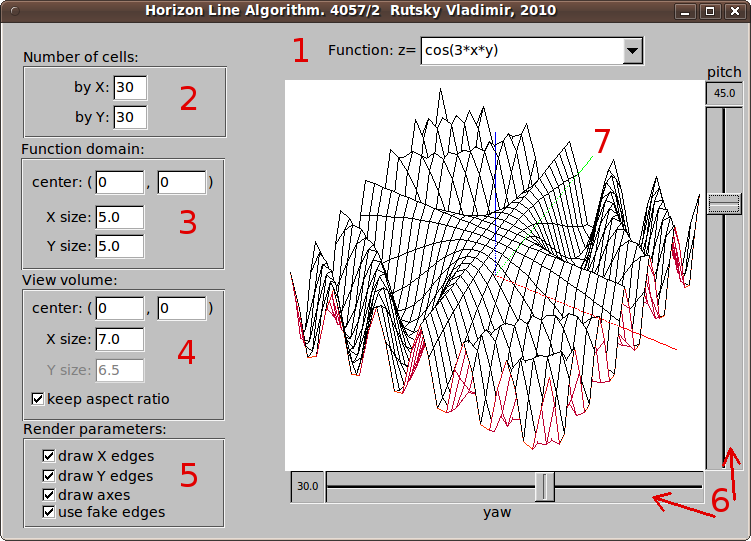
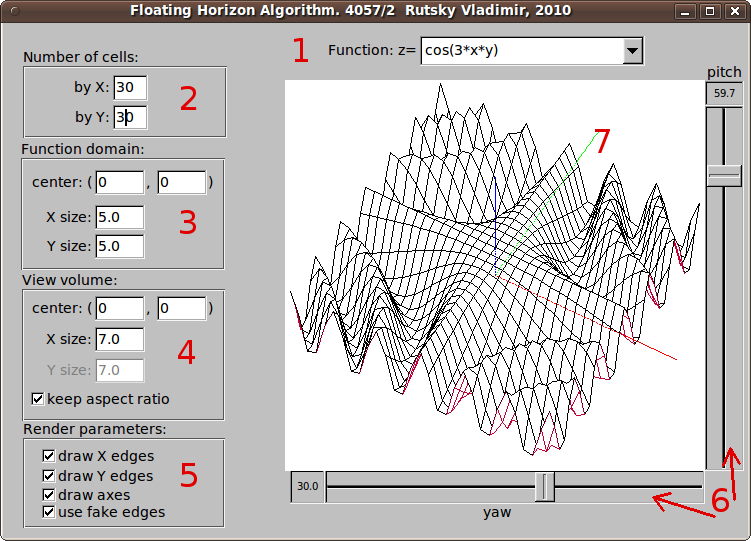
Layers edited between the first and the second 751 x 541 image:
added layer "shot" above "shot-old" over bbox(98, 4, 742, 456)
